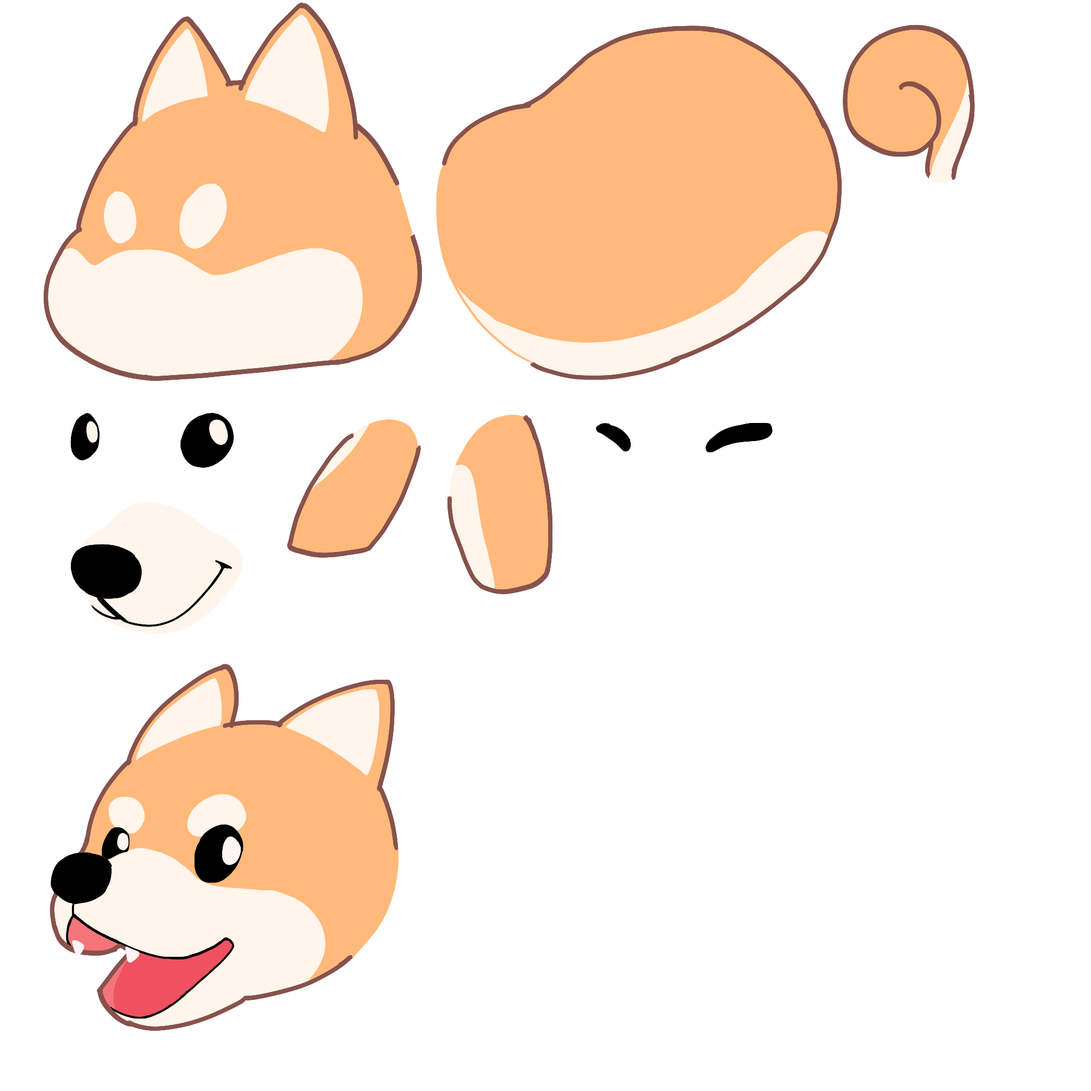
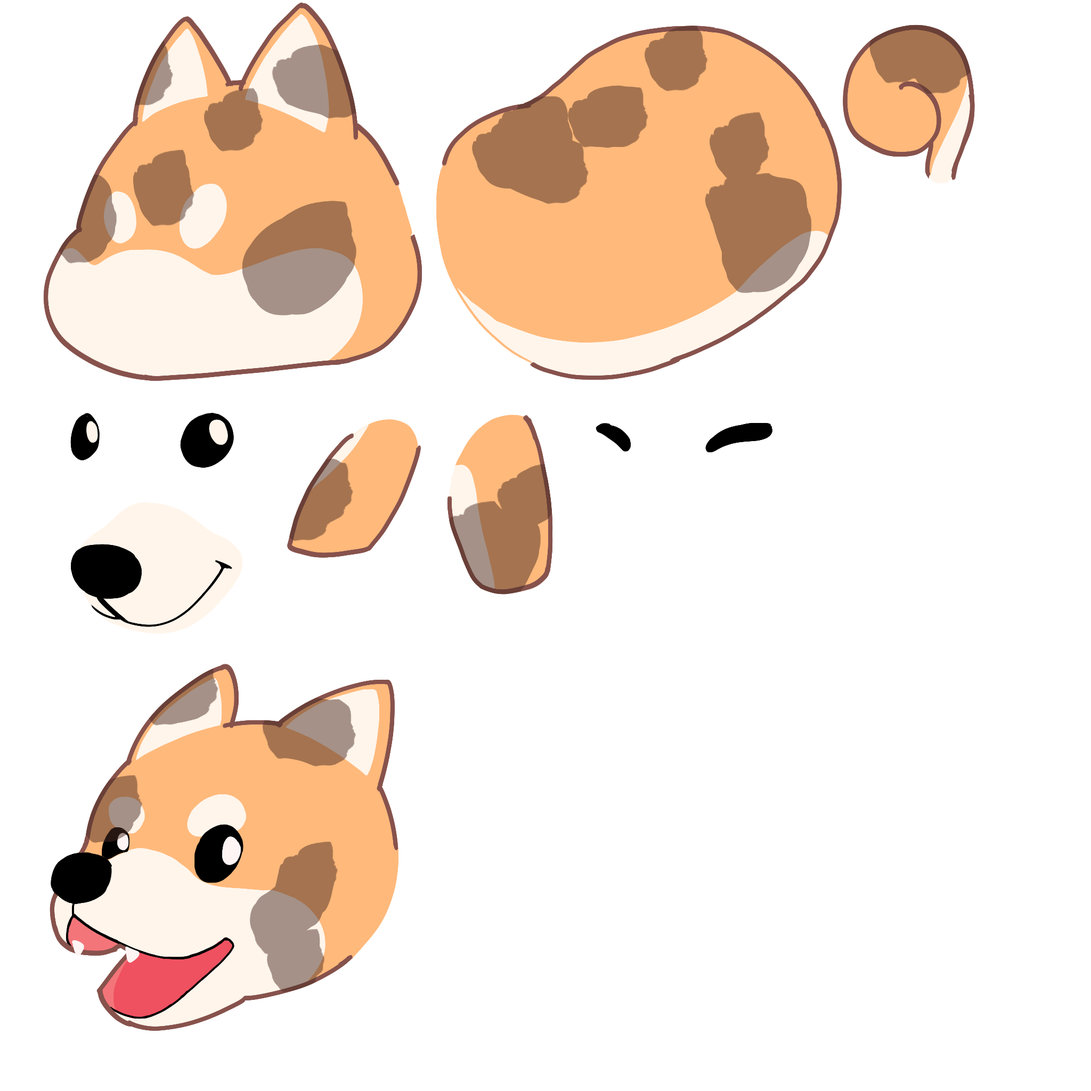
Layered file, before and after one edit (1091 x 1091). Changes by layer:
removed group "smell ld" (14 layers) over (58, 24, 972, 993)
removed group "head bark" (2 layers) from group "smell ld" over (85, 668, 357, 993)
removed layer "color" from group "head bark" over (85, 668, 357, 993)
removed layer "Layer 20" from group "head bark" over (85, 834, 91, 841)
removed layer "tail" from group "smell ld" over (869, 24, 972, 95)
removed layer "leg f l" from group "smell ld" over (289, 458, 354, 542)
removed layer "line" from group "smell ld" over (58, 39, 357, 316)
removed layer "leg b l" from group "smell ld" over (449, 463, 553, 595)
removed layer "body" from group "smell ld" over (472, 25, 813, 294)
added layer "Layer 1" (50%) above "smell ld" over (58, 24, 972, 993)
added layer "smell ld" above "d" over (58, 24, 972, 993)
